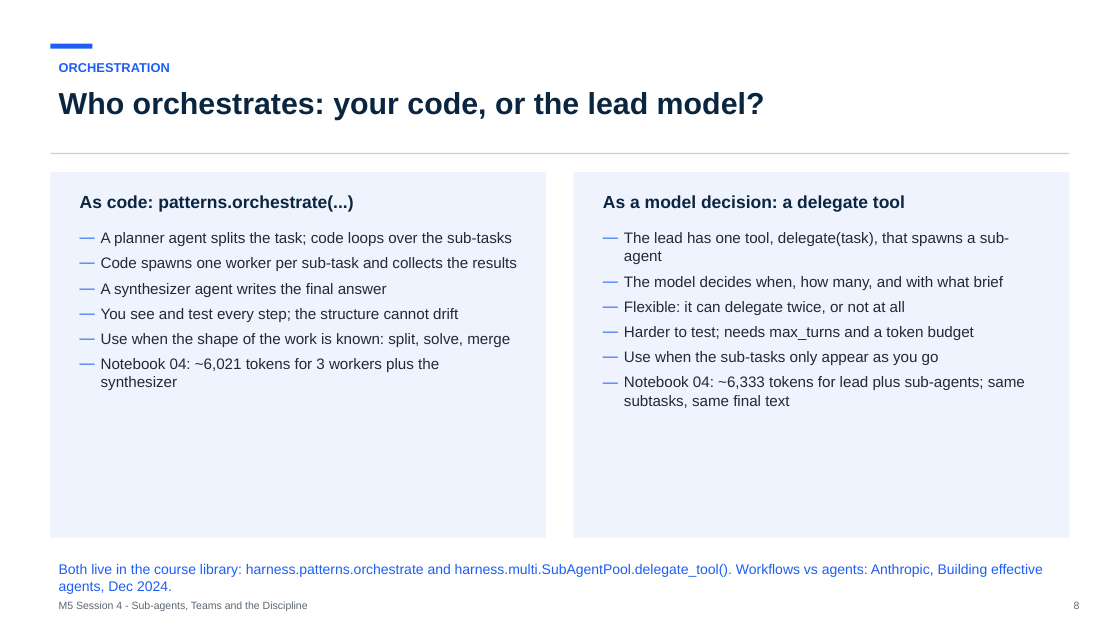
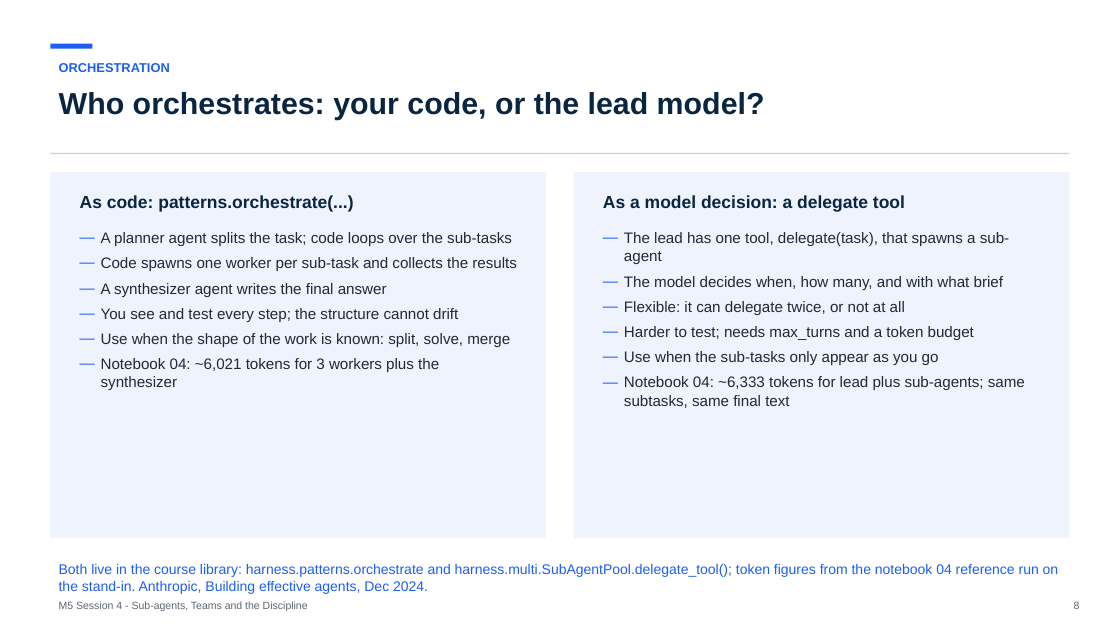
Before and after one commit to maglionejm/fontys-tech-exercises, a slide deck: slide 8 of presentations/m5-session-4-sub-agents-teams-and-the-discipline.pptx. Drawn at 1120x630 pixels with LibreOffice and Linux fonts; fonts in the diff are those of the drawing. Boxes give left, top, right and bottom in pixels: in the first picture for what was removed or moved away, otherwise in the second. Text is boxed around its words. In the diff, an @@ line names an element or a change of style, - is before the commit and + after.

```diff
--- a/presentations/m5-session-4-sub-agents-teams-and-the-discipline.pptx
+++ b/presentations/m5-session-4-sub-agents-teams-and-the-discipline.pptx
@@ text at (59,564,1059,594): text changed @@
-Both live in the course library: harness.patterns.orchestrate and harness.multi.SubAgentPool.delegate_tool(). Workflows vs agents: Anthropic, Building effective agents, Dec 2024.
+Both live in the course library: harness.patterns.orchestrate and harness.multi.SubAgentPool.delegate_tool(); token figures from the notebook 04 reference run on the stand-in. Anthropic, Building effective agents, Dec 2024.
```
Also in this commit, not shown: 6 other slides changed, 7 other files.
